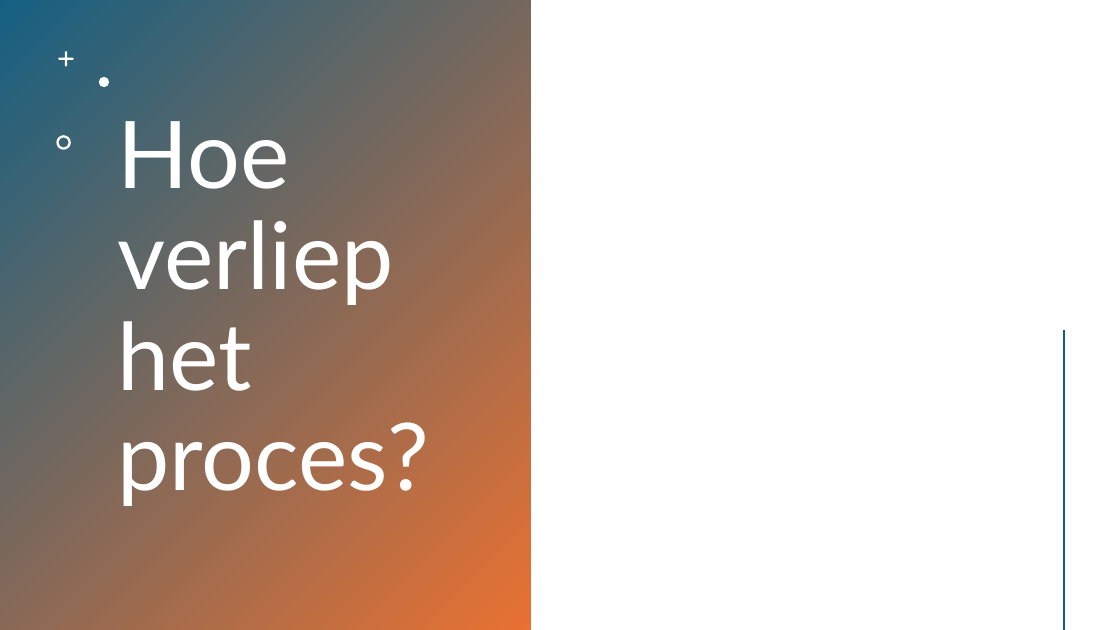
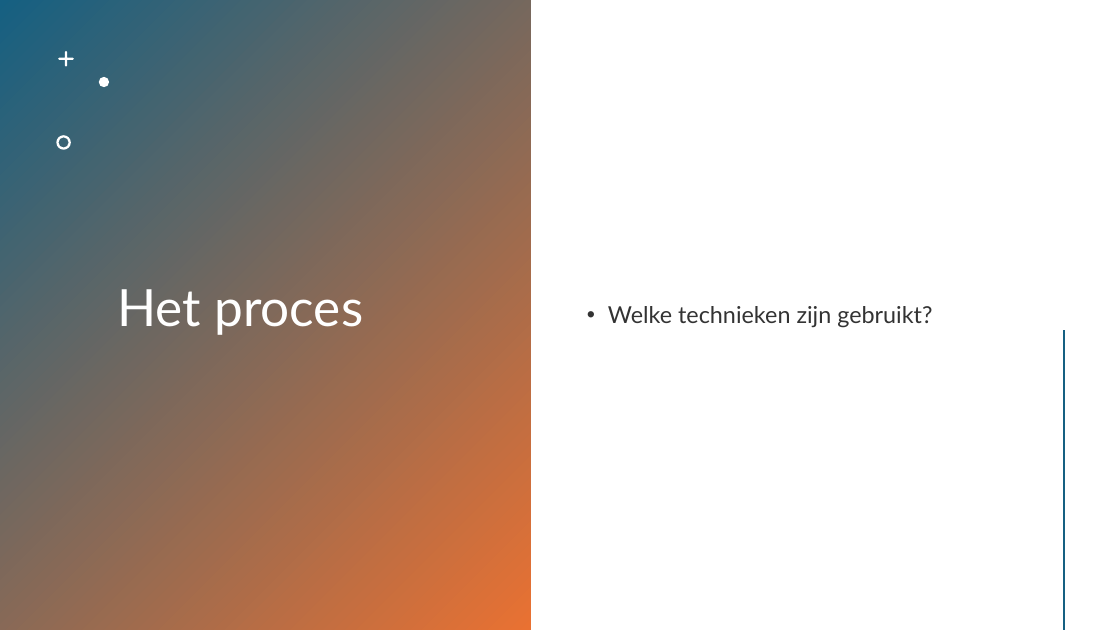
Before and after one commit to HANICA-DWA/project-sep23-klipspringer, a slide deck: slide 5 of groepsdocumenten/Presentatie - BKS.pptx (slide 3 before the commit). Drawn at 1120x630 pixels with LibreOffice and Linux fonts; fonts in the diff are those of the drawing. Boxes give left, top, right and bottom in pixels: in the first picture for what was removed or moved away, otherwise in the second. Text is boxed around its words. In the diff, an @@ line names an element or a change of style, - is before the commit and + after.

```diff
--- a/groepsdocumenten/Presentatie - BKS.pptx
+++ b/groepsdocumenten/Presentatie - BKS.pptx
@@ title at bbox=[118, 289, 363, 335]: text changed; size 80 to 44 pt @@
-Hoe verliep het proces?
+Het proces
@@ text added at bbox=[608, 306, 932, 328], 20 pt, text #000000 at 80% opacity @@
+• Welke technieken zijn gebruikt?
```
Also in this commit, not shown: 3 other slides changed, 3 slides added, 2 slides removed.
